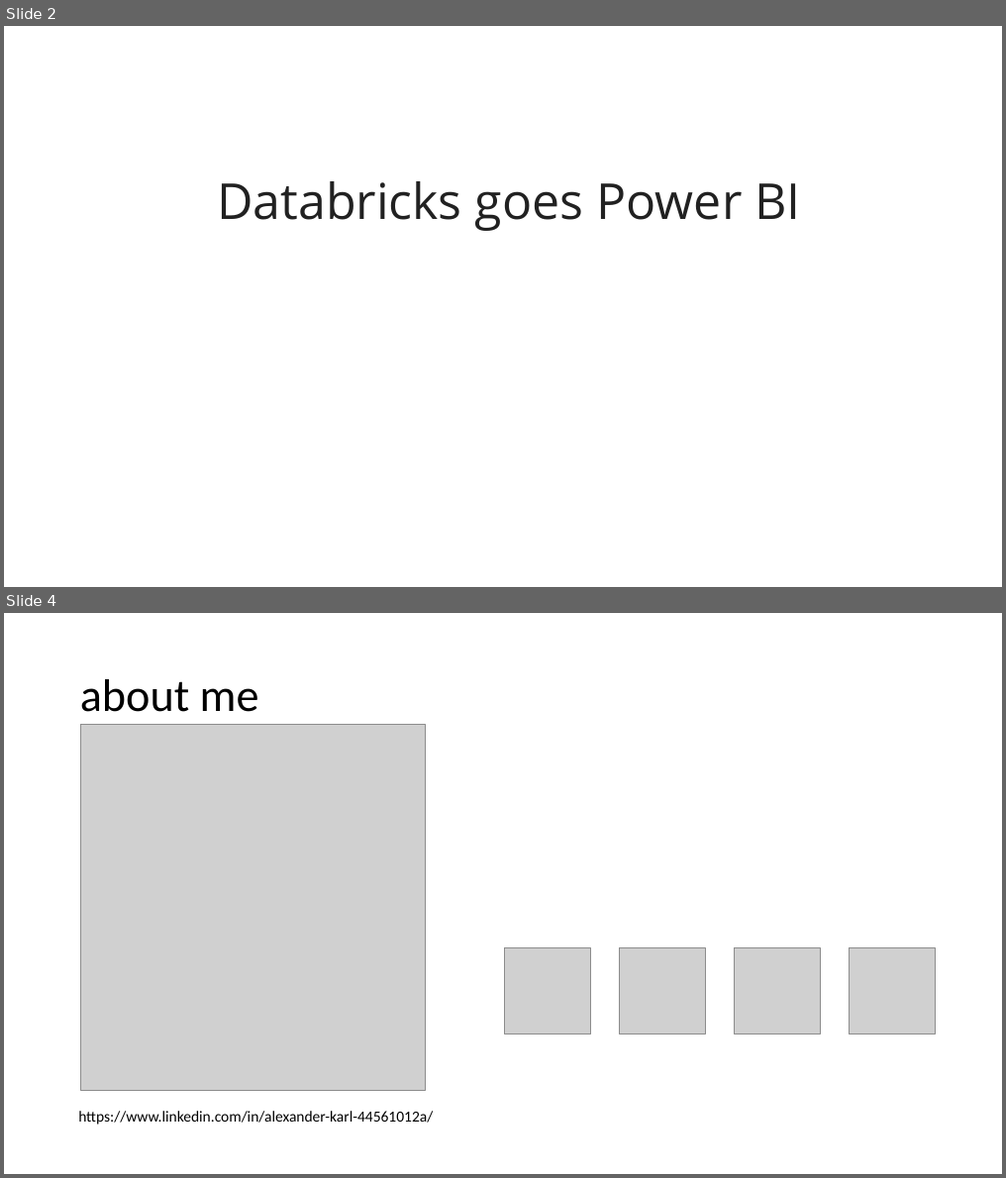
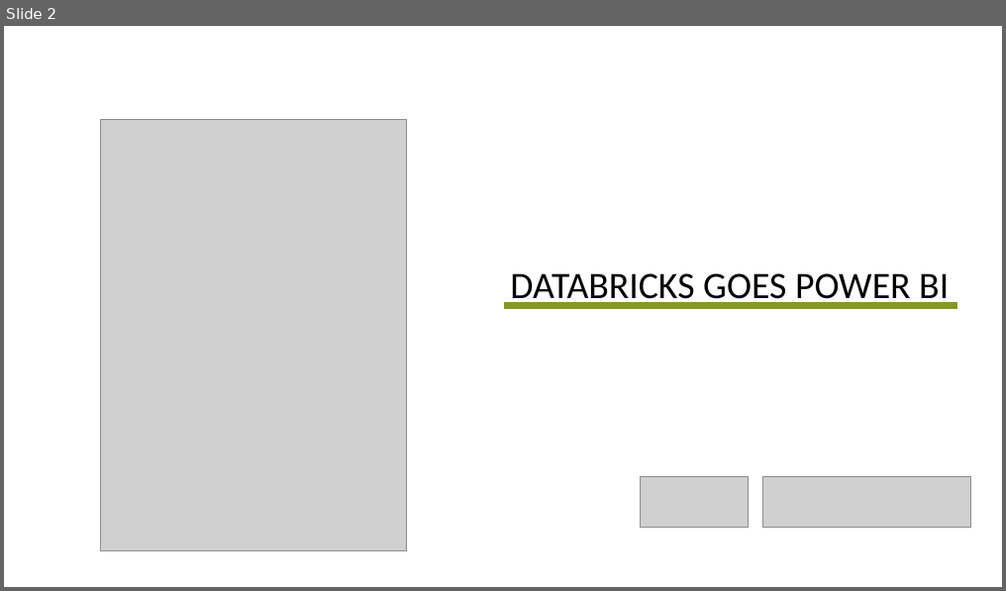
Before and after one commit to net-CDE/presentations, a slide deck: SQLKonferenz2023/mainContent_jul2023.pptx. Shown one above the other, each under a label of ours: slides 2 and 4 before the commit, slide 2 after it; the slides between them are not shown. The pictures are 1006x1178 and 1006x591 pixels, drawn with LibreOffice and Linux fonts; fonts in the diff are those of the drawing; grey boxes stand for pictures. Boxes give left, top, right and bottom in pixels: in the first picture for what was removed or moved away, otherwise in the second. Text is boxed around its words. In the diff, an @@ line names an element or a change of style, - is before the commit and + after.

```diff
--- a/SQLKonferenz2023/mainContent_jul2023.pptx
+++ b/SQLKonferenz2023/mainContent_jul2023.pptx
@@ slide 4 removed at (x1=4, y1=613, x2=1002, y2=1174), background #FFFFFF @@
@@ title removed at (x1=80, y1=679, x2=259, y2=712) @@
-about me
@@ picture removed at (x1=80, y1=725, x2=425, y2=1090) @@
@@ picture removed at (x1=505, y1=949, x2=591, y2=1035) @@
@@ picture removed at (x1=620, y1=949, x2=706, y2=1035) @@
@@ picture removed at (x1=734, y1=949, x2=820, y2=1035) @@
@@ picture removed at (x1=849, y1=949, x2=936, y2=1035) @@
@@ text removed at (x1=78, y1=1111, x2=433, y2=1125) @@
-https://www.linkedin.com/in/alexander-karl-44561012a/
@@ slide 2 changed as well @@
@@ picture added at (x1=100, y1=120, x2=406, y2=551) @@
@@ text "DATABRICKS GOES POWER BI" at (x1=510, y1=274, x2=948, y2=307): vertical alignment bottom to top @@
@@ text at (x1=510, y1=274, x2=948, y2=307): text changed; size 47.7 to 36 pt; font Open Sans to Calibri; text colour #212121 to #000000 @@
-Databricks goes Power BI
+DATABRICKS GOES POWER BI
@@ line added from (504, 306) to (957, 306), #849922 6 pt @@
@@ picture added at (x1=640, y1=477, x2=748, y2=528) @@
@@ picture added at (x1=763, y1=477, x2=971, y2=528) @@
```
Also in this commit, not shown: 12 other slides changed, 12 slides added, 6 other slides removed, 3 other files.
